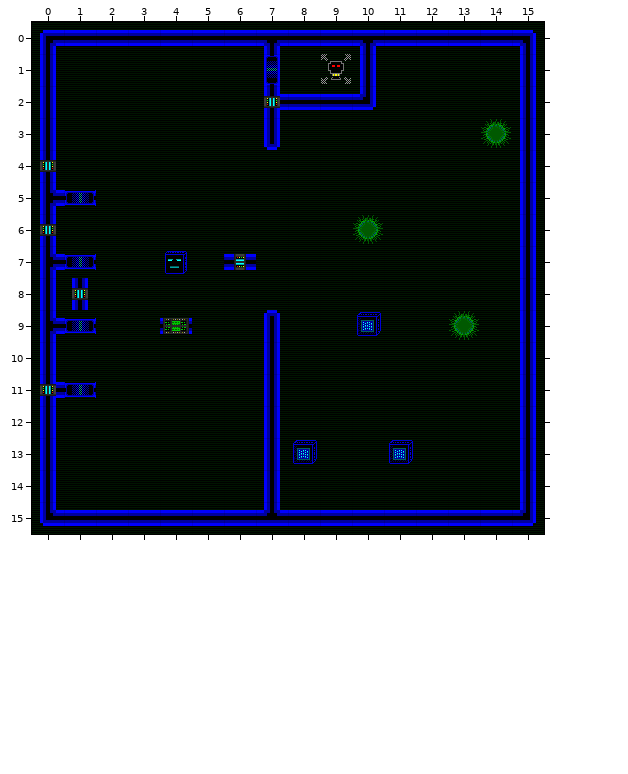
Tiled map (JSON): data/maps/level1.json. This is how it looked before the edit.
Cells are 32x32 px. Shown: x 0..15, y 0..15.
The same view after the edit:
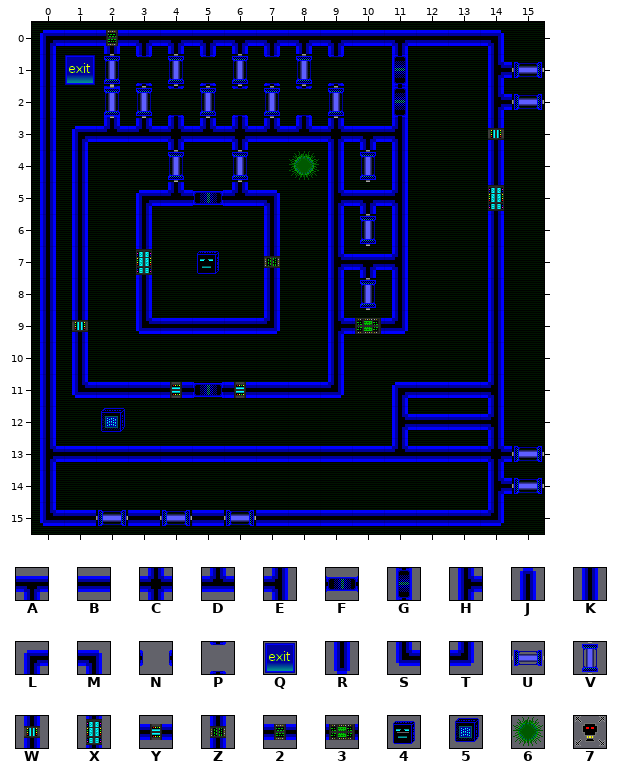
Key: from "alive": A 0, B 1, C 2, D 3, E 4, F 5, G 6, H 8, J 9, K 10, L 11, M 12, N 13, P 14, Q 15, R 17, S 19, T 20, U 24, V 25, W 29, X 30, Y 37, Z 45, 2 53, 3 54, 4 56, 5 57, 6 58, 7 59.
_ is an empty cell.
Objects are placed by their top-left corner, in cells (3,4 is the top-left corner of cell 3,4); size is 1x1 cell unless given.
Changes in this commit:
Layer "map":
y 0: x 2..6 BBBBB -> AAAAA; x 8..11 BBAB -> AABA; x 14..15 BM -> M_
y 1: x 2..10 ________K -> VPVPVPVP_; x 14..15 _K -> HU
y 2: x 2..10 _____HBBT -> PVPVPVPV_; x 14..15 _K -> HU
y 3: x 1..11 ______R____ -> LDDCDCDDCAE; x 14..15 _K -> K_
y 4: x 1 _ -> K; x 6 _ -> V; x 9 _ -> K; x 11 _ -> K; x 14..15 _K -> K_
y 5: x 0..1 H_ -> KK; x 3..4 __ -> LD; x 6..7 __ -> DM; x 9..11 ___ -> HAE; x 14..15 _K -> X_
y 6: x 1 _ -> K; x 3 _ -> K; x 7 _ -> K; x 9 _ -> K; x 11 _ -> K; x 14..15 _K -> K_
y 7: x 0..1 H_ -> KK; x 3 _ -> K; x 7 _ -> K; x 9..11 ___ -> HAE; x 14..15 _K -> K_
y 8: x 1 _ -> K; x 3 _ -> K; x 7 _ -> K; x 9 _ -> K; x 11 _ -> K; x 14..15 _K -> K_
y 9: x 0..1 H_ -> KW; x 3..7 ____J -> SBBBT; x 9..11 ___ -> HBT; x 14..15 _K -> K_
y 10: x 1 _ -> K; x 7 K -> _; x 9 _ -> K; x 14..15 _K -> K_
y 11: x 0..9 H______K__ -> KSBBYNBBBT; x 11..15 ____K -> LBBE_
y 12: x 7 K -> _; x 11..15 ____K -> HBBE_
y 13: x 0..15 K______K_______K -> HBBBBBBBBBBDBBCU
y 14: x 7 K -> _; x 14..15 _K -> HU
y 15: x 2 B -> U; x 4 B -> U; x 6..7 BD -> UB; x 14..15 BT -> T_
Layer "objects":
added: 2 "switch exit cap" at 2,0
added: Q "exit" at 1,1
added: G "door 3" at 11,1
added: V "cap 2" at 2,2
added: G "door 3" at 11,2
added: W "switch 5" at 14,3
added: V "popcap" at 10,4
added: V "cap 1" at 4,4
changed: 6 "virus" at 10,6 -> 6 "virus" at 8,4
added: F "door 1" at 5,5
added: V "popcap" at 10,6
changed: 4 "player" at 4,7 -> 4 "player" at 5,7
added: Z "switch 1" at 7,7
added: X "term hello" at 3,7
added: V "popcap" at 10,8
added: 3 "pop caps" at 10,9
added: F "door 2" at 5,11
added: Y "switch 2" at 6,11
added: 5 "Ice" at 2,12
removed: G "door_x" at 7,1
removed: 7 "zombie" at 9,1
removed: W "switch2" at 7,2
removed: 6 "virus" at 14,3
removed: W "switch3" at 0,4
removed: F "door3" at 1,5
removed: W "switch4" at 0,6
removed: F "door4" at 1,7
removed: Y "transmute" at 6,7
removed: W "switch5" at 1,8
removed: W "switch5" at 1,8
removed: F "door5" at 1,9
removed: 5 "ICE" at 10,9
removed: 6 "virus" at 13,9
removed: 3 "a terminal" at 4,9
removed: F "door6" at 1,11
removed: W "switch6" at 0,11
removed: 5 "ICE" at 8,13
removed: 5 "ICE" at 11,13
Changed places in both pictures, as pixel boxes (x1, y1, x2, y2):
changed: (40, 30, 544, 526)
